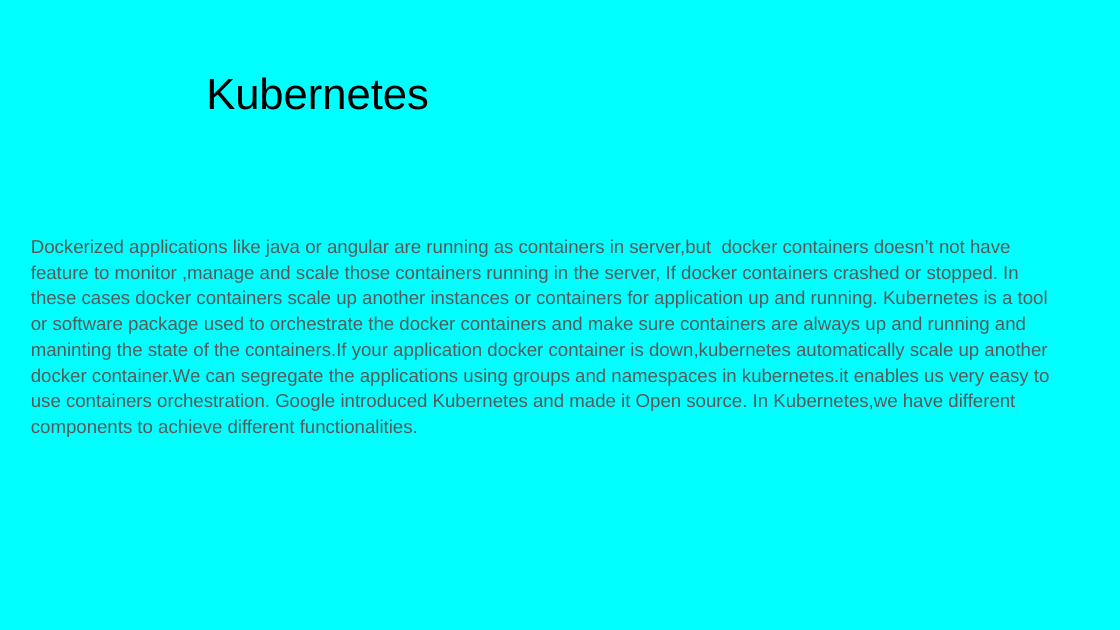
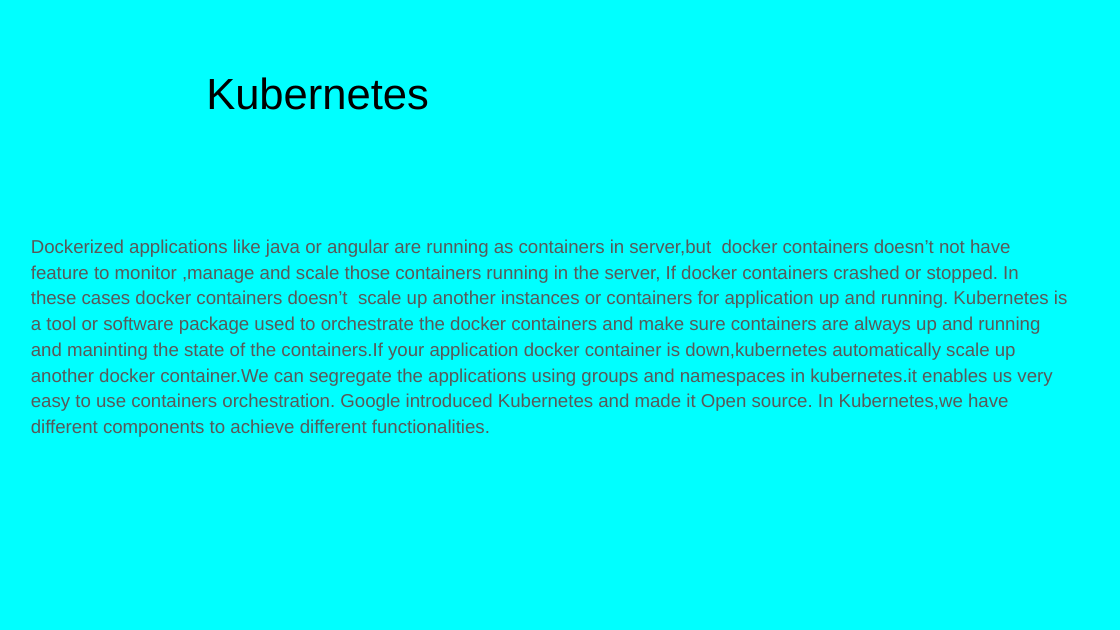
Before and after one commit to Balaji504/DevOpsProject, a slide deck: slide 3 of docs/Kubernetes.pptx. Drawn at 1120x630 pixels with LibreOffice and Linux fonts; fonts in the diff are those of the drawing. Boxes give left, top, right and bottom in pixels: in the first picture for what was removed or moved away, otherwise in the second. Text is boxed around its words. In the diff, an @@ line names an element or a change of style, - is before the commit and + after.

Commit message:
updated
updated

```diff
--- a/docs/Kubernetes.pptx
+++ b/docs/Kubernetes.pptx
@@ text at (x1=31, y1=239, x2=1067, y2=437): text changed @@
-Dockerized applications like java or angular are running as containers in server,but docker containers doesn’t not have feature to monitor ,manage and scale those containers running in the server, If docker containers crashed or stopped. In these cases docker containers scale up another instances or containers for application up and running. Kubernetes is a tool or software package used to orchestrate the docker containers and make sure containers are always up and running and maninting the state of the containers.If your application docker container is down,kubernetes automatically scale up another docker container.We can segregate the applications using groups and namespaces in kubernetes.it enables us very easy to use containers orchestration. Google introduced Kubernetes and made it Open source. In Kubernetes,we have different components to achieve different functionalities.
+Dockerized applications like java or angular are running as containers in server,but docker containers doesn’t not have feature to monitor ,manage and scale those containers running in the server, If docker containers crashed or stopped. In these cases docker containers doesn’t scale up another instances or containers for application up and running. Kubernetes is a tool or software package used to orchestrate the docker containers and make sure containers are always up and running and maninting the state of the containers.If your application docker container is down,kubernetes automatically scale up another docker container.We can segregate the applications using groups and namespaces in kubernetes.it enables us very easy to use containers orchestration. Google introduced Kubernetes and made it Open source. In Kubernetes,we have different components to achieve different functionalities.
```
